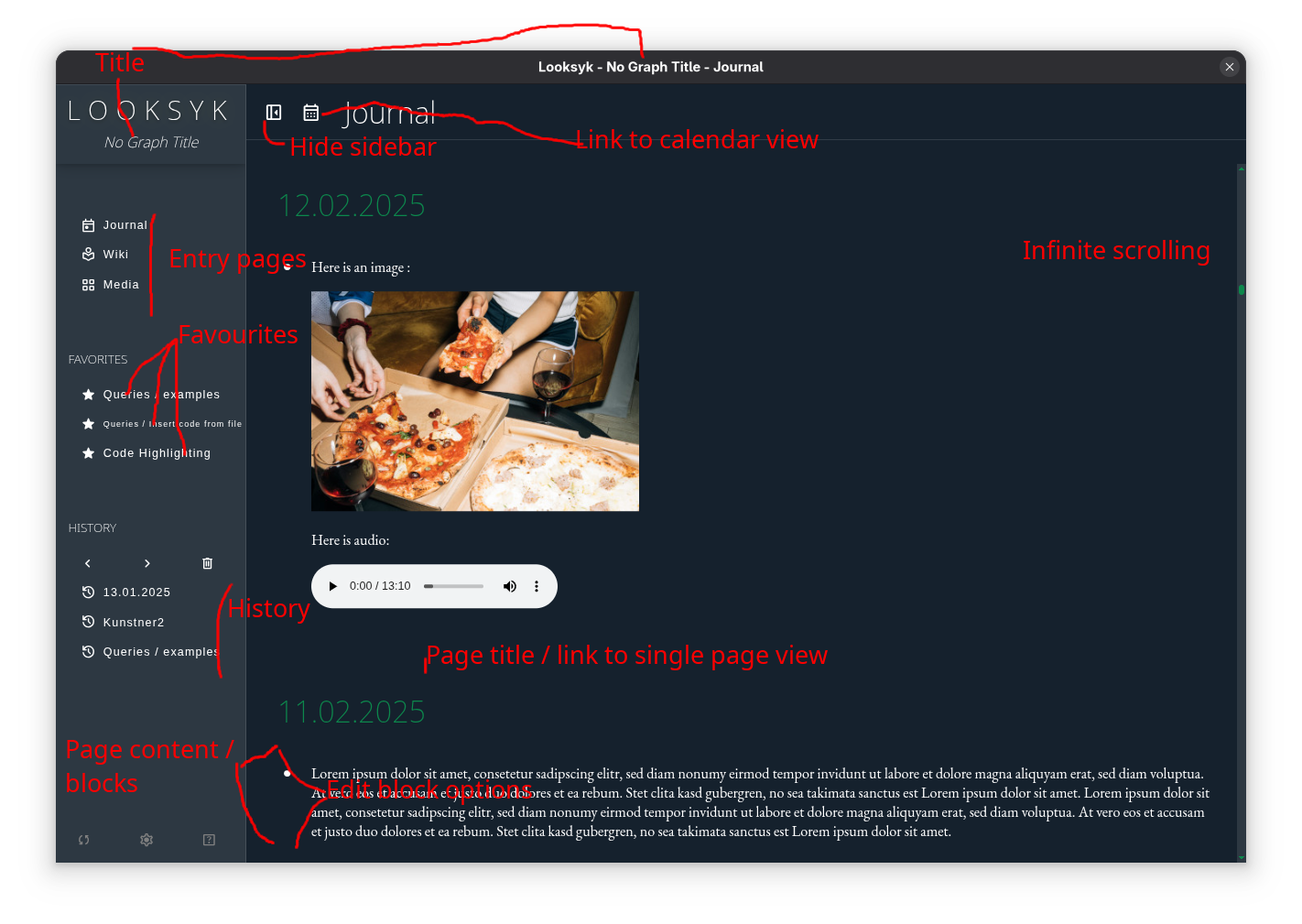
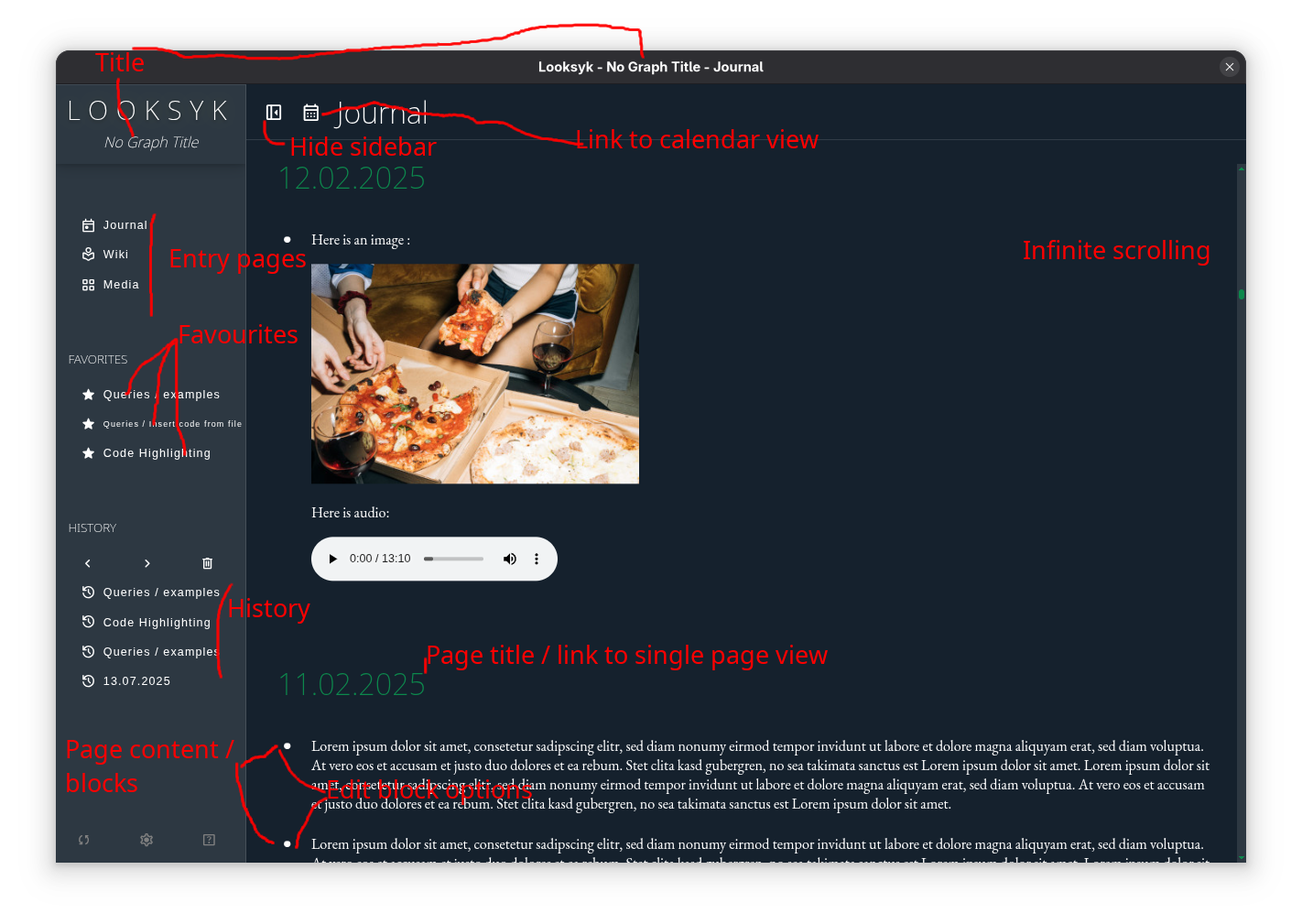
The second 1302 × 924 image is a revision of the first. Changes to its layers:
renamed "Bildschirmfoto vom 2025-07-13 10-20-32.png" to "Bildschirmfoto vom 2025-07-17 23-07-48.png", painted on it over [82, 99, 1245, 863]
